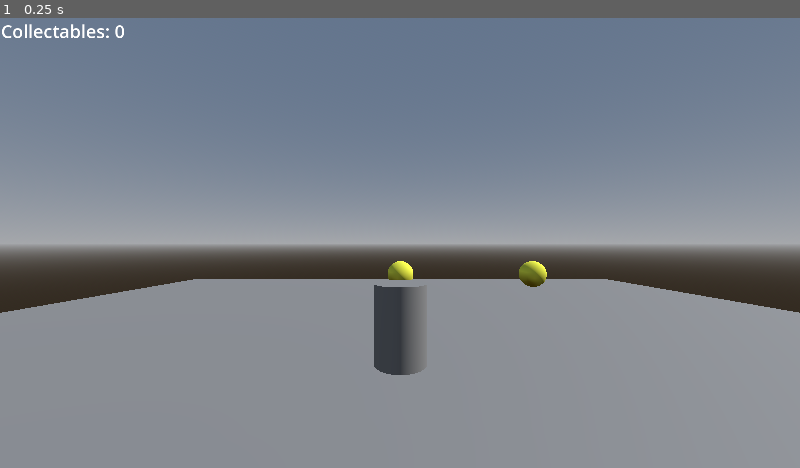
Above: before the commit, frame 1.
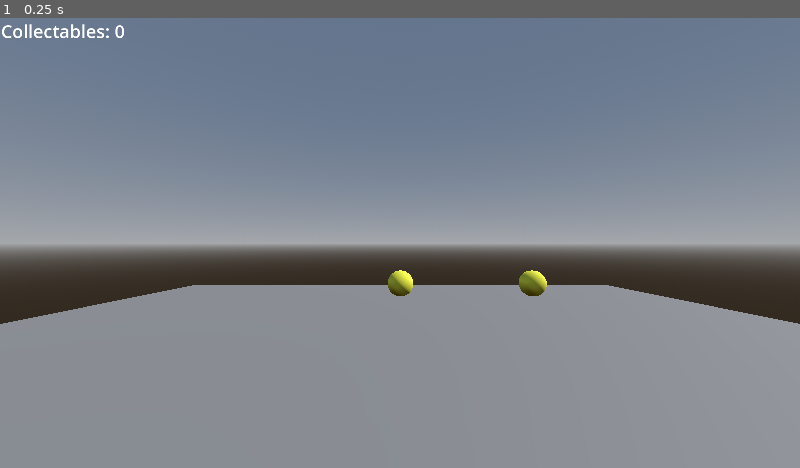
Above: after the commit, the same moment.

Repository: Tooffeer/Honors-Graphics-Art-Capstone-Project
Game: Godot game, scene res://Scenes/Game/game.tscn
The game is run twice, just before and just after one commit, with the same random seed, the same clock (stepped at 60 frames per second) and the same inputs.
Inputs:
- Up to frame 1 (0.25 s): no input

The runs differ from the first frame. In frame 1, 3.1% of the frame differs, in the area x 0-100%, y 54-80%.

Commit message:
Mr. MacKinley Model
Has been modeled, rigged, and unwrapped. Needs to be textured and animated.

Diff:
--- a/Capstone Project/Scenes/Player3D/player_3d.gd
+++ b/Capstone Project/Scenes/Player3D/player_3d.gd
@@ -4,7 +4,7 @@
 @onready var spring_arm_3d = $Pivot/SpringArm3D
 
 # Camera variables
-@export var verCamSensitivity : float  = 0.062
+@export var verCamSensitivity : float  = 0.04
 @export var horCamSensitivity : float = 0.062
 
 # Movement variables
--- a/Capstone Project/Scenes/Player3D/player_3d.tscn
+++ b/Capstone Project/Scenes/Player3D/player_3d.tscn
@@ -1,22 +1,18 @@
-[gd_scene load_steps=7 format=3 uid="uid://t1fxqyckyofj"]
+[gd_scene load_steps=5 format=3 uid="uid://t1fxqyckyofj"]
 
 [ext_resource type="Script" path="res://Scenes/Player3D/player_3d.gd" id="1_ig6b7"]
-[ext_resource type="Script" path="res://Scripts/MeshInterpolation.gd" id="2_4282y"]
 [ext_resource type="Script" path="res://Scenes/Player3D/CameraInterpolation.gd" id="2_cdqoc"]
 [ext_resource type="Script" path="res://Scenes/Player3D/CanvasLayer.gd" id="2_gte4c"]
 
 [sub_resource type="CylinderShape3D" id="CylinderShape3D_bsjdu"]
-height = 1.5
-
-[sub_resource type="CylinderMesh" id="CylinderMesh_oiohl"]
-height = 1.5
+height = 2.2294
 
 [node name="Player3D" type="CharacterBody3D" groups=["player"]]
 collision_layer = 2
 script = ExtResource("1_ig6b7")
 verCamSensitivity = 0.042
-moveSpeed = 7.25
-accel = 19.365
+moveSpeed = 8.205
+accel = 22.22
 deaccel = 9.115
 airAccel = 5.26
 airDeaccel = 0.39
@@ -26,10 +22,6 @@
 
 [node name="CollisionShape3D" type="CollisionShape3D" parent="."]
 shape = SubResource("CylinderShape3D_bsjdu")
-
-[node name="MeshInstance3D" type="MeshInstance3D" parent="CollisionShape3D"]
-mesh = SubResource("CylinderMesh_oiohl")
-script = ExtResource("2_4282y")
 
 [node name="Pivot" type="Node3D" parent="."]
 
--- a/Capstone Project/Scripts/MeshInterpolation.gd
+++ b/Capstone Project/Scripts/MeshInterpolation.gd
@@ -1,4 +1,4 @@
-extends MeshInstance3D
+extends Node3D
 @export_node_path("MeshInstance3D") var followTarget
 
 var target : Node
Not shown, added: Blender Files/Mr. Mackinley/Mr. Mackinley.blend
Not shown, added: Blender Files/Mr. Mackinley/Mr. Mackinley.blend1
Not shown, added: Blender Files/Mr. Mackinley/RenameLater.blend.import
Not shown, added: Blender Files/Mr. Mackinley/RenameLater.blend1
Not shown, added: Blender Files/Mr. Mackinley/Texture/UV Grid.1001.png
Not shown, added: Blender Files/Mr. Mackinley/Texture/UV Grid.1001.png.import
